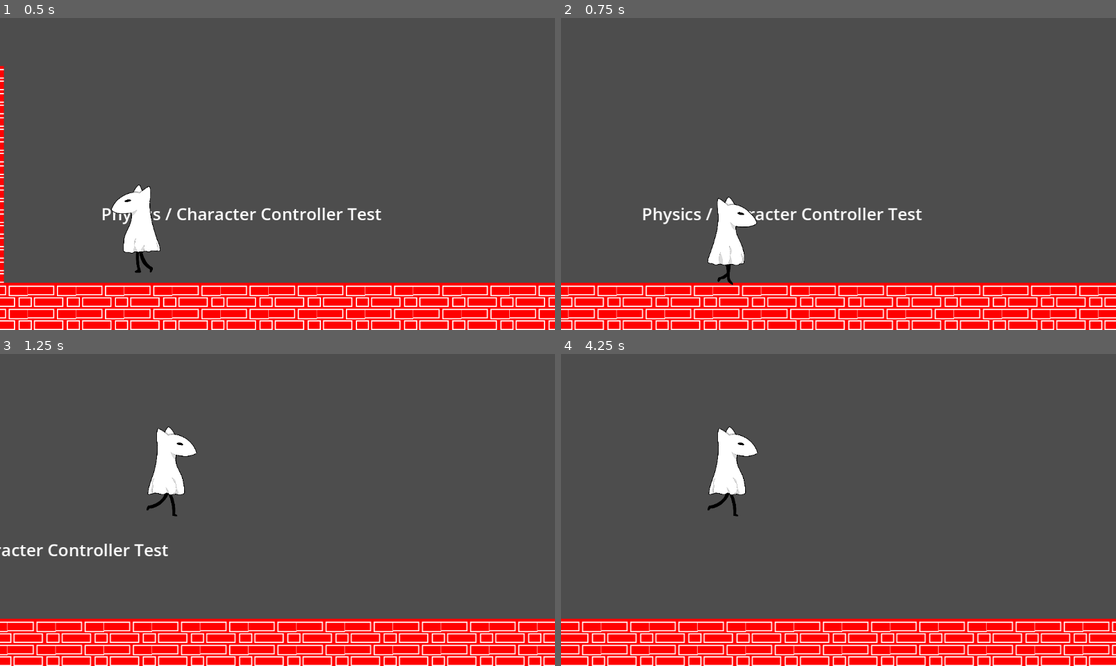
Above: before the commit, frames 1-4 (two rows, left to right).
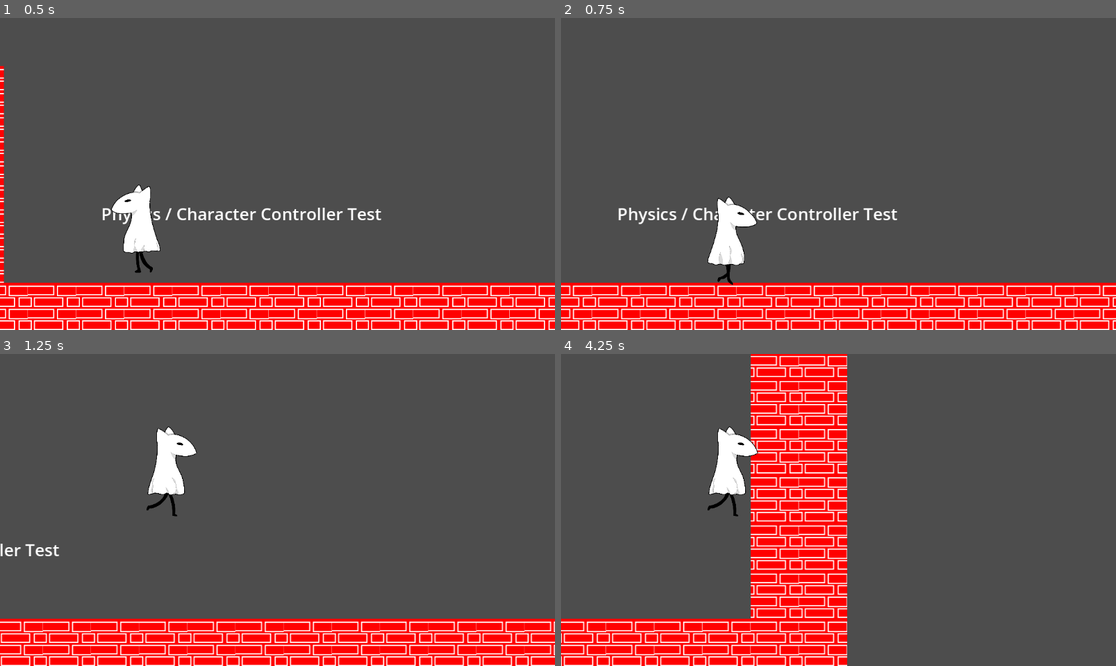
Above: after the commit, the same moments.

Repository: rcivan/ghost-dog
Game: Godot game, scene res://Test.tscn
Same seed, same stepped clock (60 frames per second), same inputs: the game is played once before the commit and once after it.
Inputs:
- Up to frame 1 (0.5 s): no input
- Up to frame 2 (0.75 s): hold Right (right) from 0.53 s (still down); tap Q (slide) at 0.6 s
- Up to frame 3 (1.25 s): keep holding Right (right); tap Space (jump) at 0.77, 0.8, 1.07 s
- Up to frame 4 (4.25 s): tap Space (jump) at 1.35, 1.52, 1.82, 2.3, 3.02, 3.32, 3.6, 3.77, 4.07 s; tap Q (slide) at 1.55, 2.1, 2.85 s; release Right (right) at 2.03 s; hold Left (left) 2.03-2.78 s; hold Right (right) from 2.78 s (still down)

Frame 1 is identical in both runs. In frame 2, 5.9% of the frame differs, in the area x 0-100%, y 60-100%; in frame 3, 4.6%; in frame 4, 24%, in the area x 0-100%, y 0-100%.

Commit message:
Movement Changes
Changed slide stuff

Diff:
--- a/game/Player.gd
+++ b/game/Player.gd
@@ -1,7 +1,7 @@
 extends CharacterBody2D
 
 
-const SPEED_CUTOFF = 400.0
+const SPEED_CUTOFF = 600.0
 const JUMP_VELOCITY = -800.0
 
 
@@ -9,6 +9,7 @@
 var gravity = ProjectSettings.get_setting("physics/2d/default_gravity")
 var is_air_sliding = false
 var cancel_cooldown = false
+var is_sliding =  false
 
 func _physics_process(delta):
 
@@ -41,17 +42,23 @@
 
 	if direction and velocity.x < SPEED_CUTOFF and velocity.x > -SPEED_CUTOFF:
 		velocity.x += 40 * direction
-	elif not direction and not is_air_sliding:
+	elif not direction and not is_air_sliding and not is_sliding:
 		velocity.x = move_toward(velocity.x, 0, 200)
-	elif is_air_sliding:
+	elif is_air_sliding or cancel_cooldown:
 		velocity.x = move_toward(velocity.x,0,1)
+	elif is_sliding:
+		velocity.x = move_toward(velocity.x,0,5)
 
 	#Handles Slide
-	if Input.is_action_just_pressed("slide"):
-		velocity.x = 800 * direction
+	if Input.is_action_just_pressed("slide") and not is_sliding and not is_air_sliding:
+		velocity.x = 1200 * direction
 		if not is_on_floor():
 			is_air_sliding = true
+		elif is_on_floor():
+			is_sliding = true
 
+	if velocity.x <= 400 and velocity.x >= -400 and is_sliding or Input.is_action_just_pressed("jump") :
+		is_sliding = false
 
 
 	if velocity.x != 0:
Not shown: 1 places in game/Test.tscn that only renumber resources
